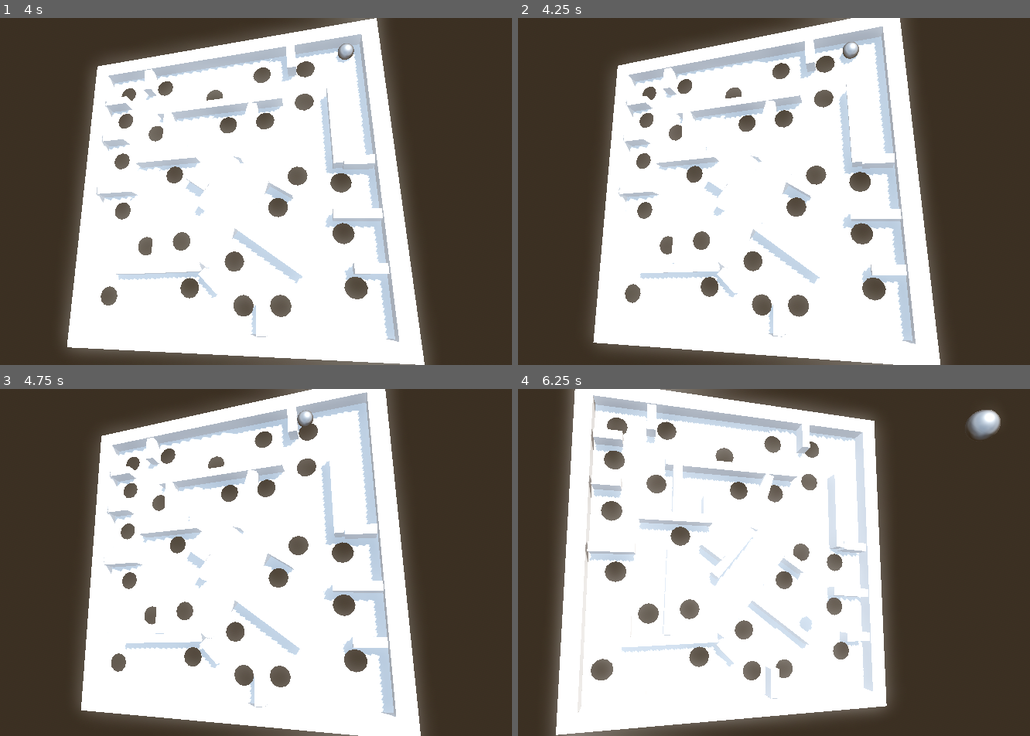
Above: before the commit, frames 1-4 (two rows, left to right).
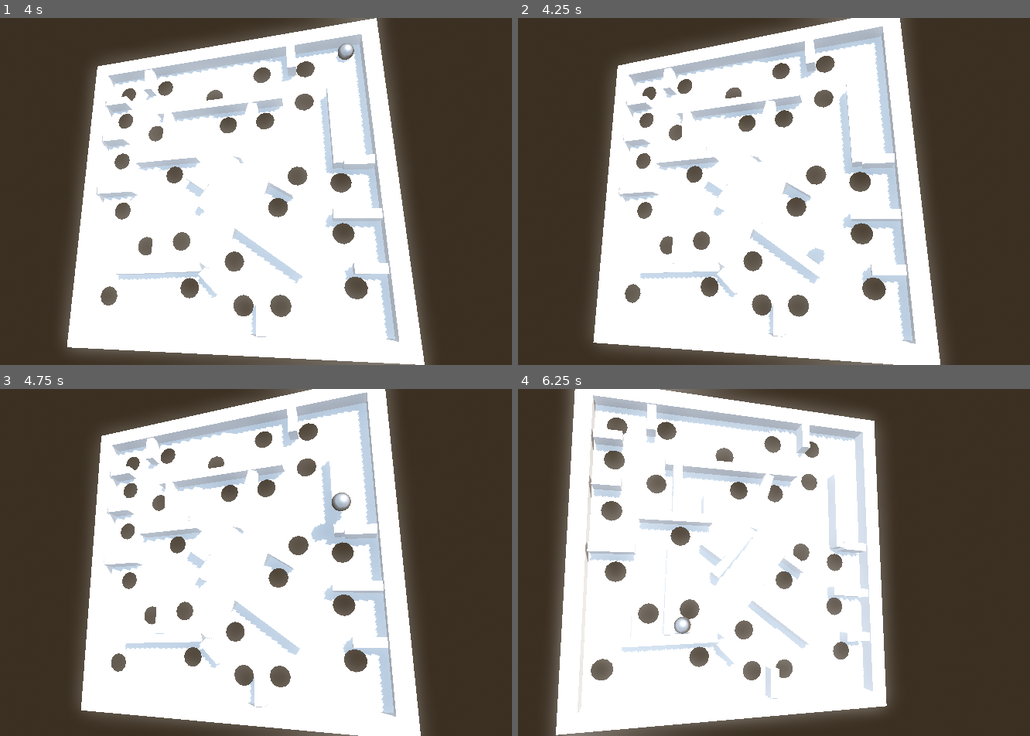
Above: after the commit, the same moments.

Repository: ChrisCrossCrash/labyrinth
Game: Godot game, scene res://scenes/game.tscn
The game is run twice, just before and just after one commit, with the same random seed, the same clock (stepped at 60 frames per second) and the same inputs.
Inputs:
- Up to frame 1 (4 s): hold Right (right) 0.53-1.28 s; hold Down (backward) 1.28-2.03 s; hold Right (right) 2.03-2.78 s; hold W (forward) 2.78-3.53 s; hold Left (left) from 3.53 s (still down)
- Up to frame 2 (4.25 s): keep holding Left (left); tap Space (reset) at 4.15 s
- Up to frame 3 (4.75 s): keep holding Left (left)
- Up to frame 4 (6.25 s): release Left (left) at 5.03 s; hold Down (backward) 5.03-5.78 s; hold Right (right) from 5.78 s (still down)

Frame 1 is identical in both runs. In frame 2, 0.3% of the frame differs, in the area x 56-67%, y 6-72%; in frame 3, 0.4%; in frame 4, 0.6%, in the area x 30-95%, y 6-71%.

Commit message:
Fix input event handling

Diff:
--- a/scenes/game.gd
+++ b/scenes/game.gd
@@ -15,10 +15,10 @@
 
 
 func _input(event: InputEvent) -> void:
-    if event.is_action("reset"):
-        _reset_ball()
+    if event.is_action_pressed("reset"):
+        call_deferred("_reset_ball")
 
-    if event.is_action("exit"):
+    if event.is_action_pressed("exit"):
         get_tree().quit()
 
 
